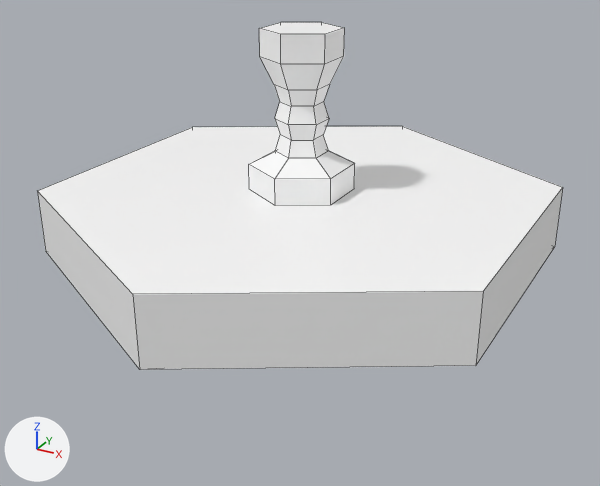
An edit to the Blender file Assets/Shapes/InGame/InGameObjects.blend, drawn before and after from the same camera.
Rendered twice from a 50 mm camera at (2.87, -5.24, 3.17) aimed at (0.08, -0.18, 0.64). The lights are fixed; the arrows at lower left show +X, +Y and +Z. Mesh edges are drawn as thin lines.

Before the edit, the objects in view are built like this:
```python
me_cylinder = bpy.data.meshes.new('Cylinder')
me_cylinder.from_pydata(...)  # 18 vertices, 14 faces; spans x -1.73..1.73, y -2.0..2.0, z -0.5..0.5
me_cylinder.materials.append(mat_white)  # white #ffffff
me_cylinder_001 = bpy.data.meshes.new('Cylinder.001')
me_cylinder_001.from_pydata(...)  # 54 vertices, 50 faces; spans x -1.73..1.73, y -2.0..2.0, z -0.5..5.5
me_cylinder_001.materials.append(mat_white)  # white #ffffff
ob_node = bpy.data.objects.new('Node', me_cylinder)
ob_node.location = (0.0, 0.0, 0.5)
ob_player = bpy.data.objects.new('Player', me_cylinder_001)
ob_player.location = (0.0, 0.0, 1.1)
ob_player.scale = (0.2, 0.2, 0.2)
```
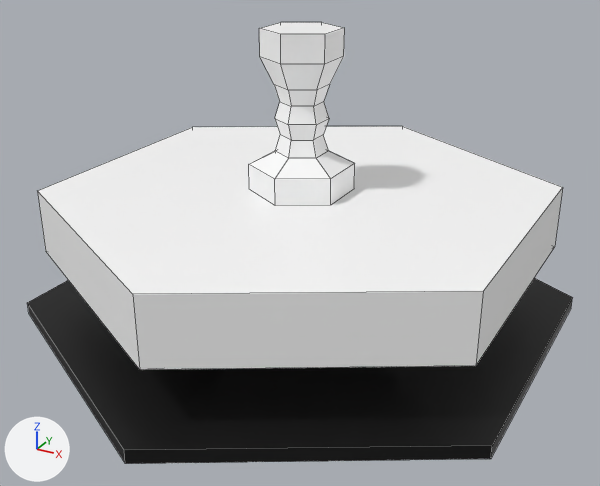
Where the change shows, as pixel boxes [x1, y1, x2, y2] in the pictures (600 x 486 px):
'Card', added (black)
    after: [27, 278, 573, 464]

The change, as a list of edits to the scene's bpy script:
```text
Add mat_black:
    mat_black = principled_material('Black')
    mat_black.base_color = (0.0, 0.0, 0.0)  # black #000000
Add me_cylinder_002:
    me_cylinder_002.from_pydata(...)  # a 6-sided cylinder along z spanning x -1.91..1.91, y -2.2..2.2, z -0.05..0.05
    me_cylinder_002.materials.append(mat_black)  # black #000000
Add ob_card:
    ob_card = bpy.data.objects.new('Card', me_cylinder_002)
    ob_card.location = (0.0, 0.0, 0.0)
```
